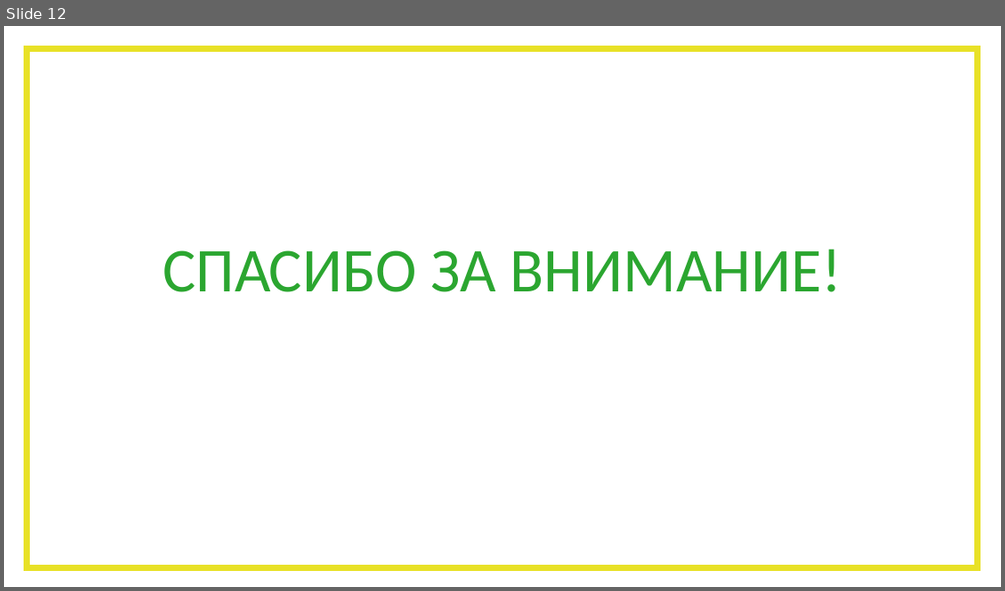
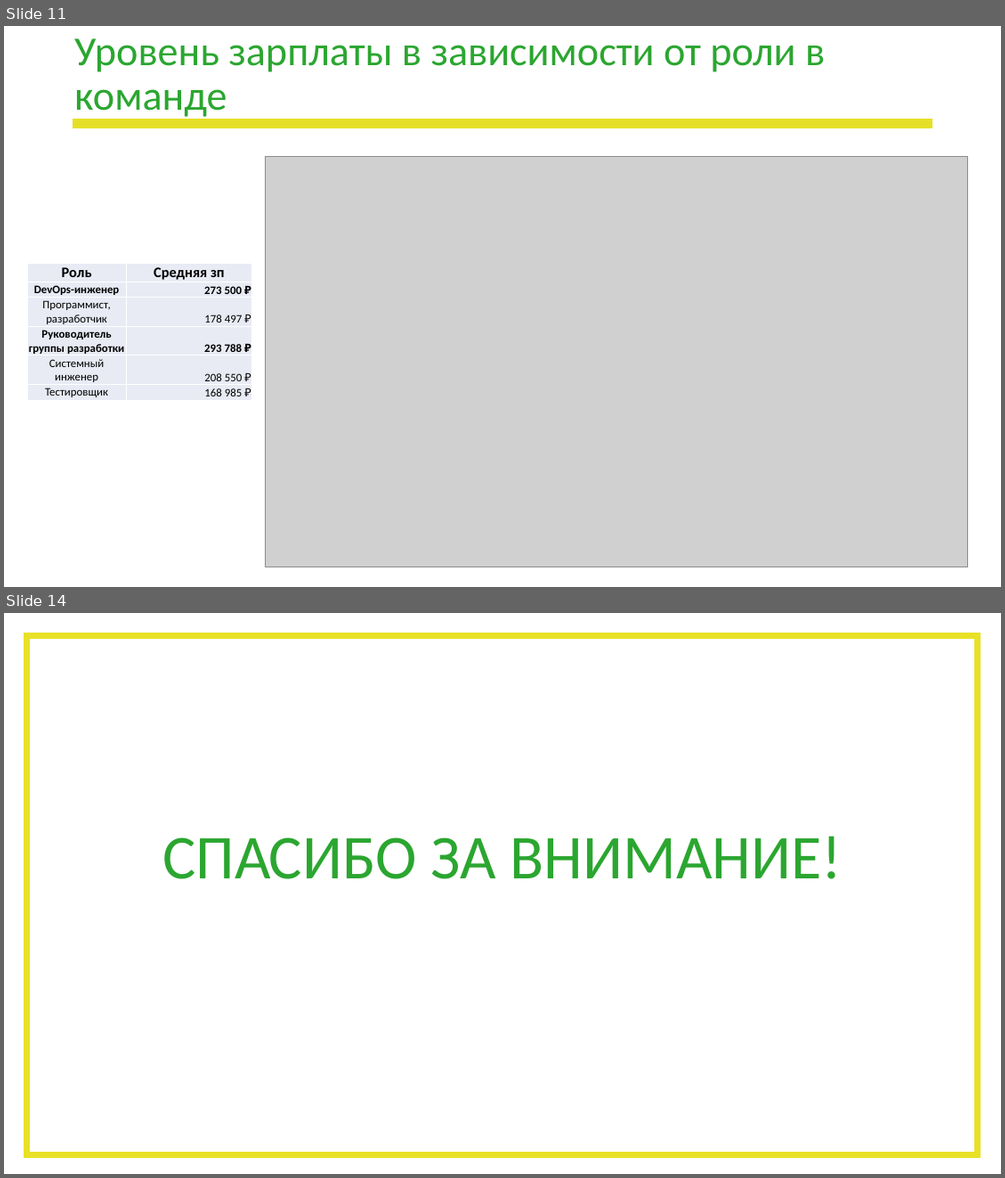
Before and after one commit to LapinGleb/DA_project, a slide deck: Школа_DA_Презентация_проекта.pptx. Shown one above the other, each under a label of ours: slide 12 before the commit, slides 11 and 14 after it; the slides between them are not shown. The pictures are 1005x591 and 1005x1178 pixels, drawn with LibreOffice and Linux fonts; fonts in the diff are those of the drawing; grey boxes stand for pictures; background and template pictures are left out. Boxes give left, top, right and bottom in pixels: in the first picture for what was removed or moved away, otherwise in the second. Text is boxed around its words. In the diff, an @@ line names an element or a change of style, - is before the commit and + after.

```diff
--- a/Школа_DA_Презентация_проекта.pptx
+++ b/Школа_DA_Презентация_проекта.pptx
@@ slide 11 added at (4,26,1001,587), background #FFFFFF @@
@@ title added at (74,38,825,120), 39.6 pt, text #2BA630 @@
+Уровень зарплаты в зависимости от роли в команде
@@ line added from (73, 123) to (933, 123), #47B9AC 10 pt @@
@@ picture added at (266,157,968,566) @@
@@ table added at (27,263,251,401), 6 rows, 2 columns @@
+Роль | Средняя зп
+DevOps-инженер | 273 500 ₽
+Программист, разработчик | 178 497 ₽
+Руководитель группы разработки | 293 788 ₽
+Системный инженер | 208 550 ₽
+Тестировщик | 168 985 ₽
@@ what was slide 12 is now slide 14 @@
```
Also in this commit, not shown: 9 slides changed, 2 other slides added, 1 slide removed, 4 other files.
